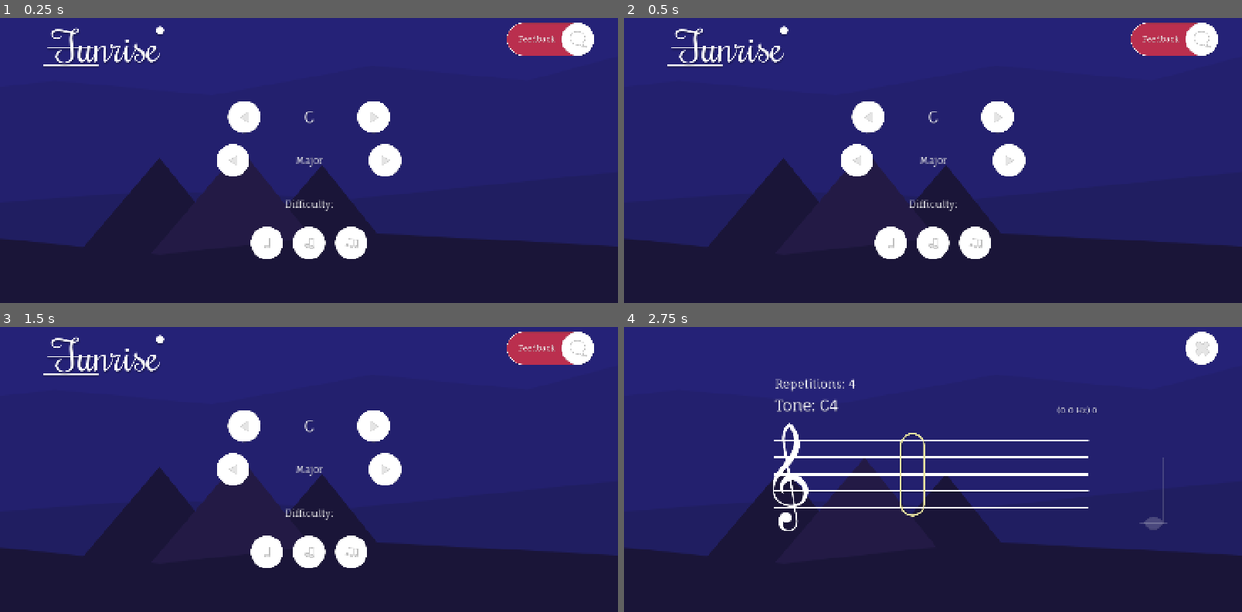
Above: before the commit, frames 1-4 (two rows, left to right).
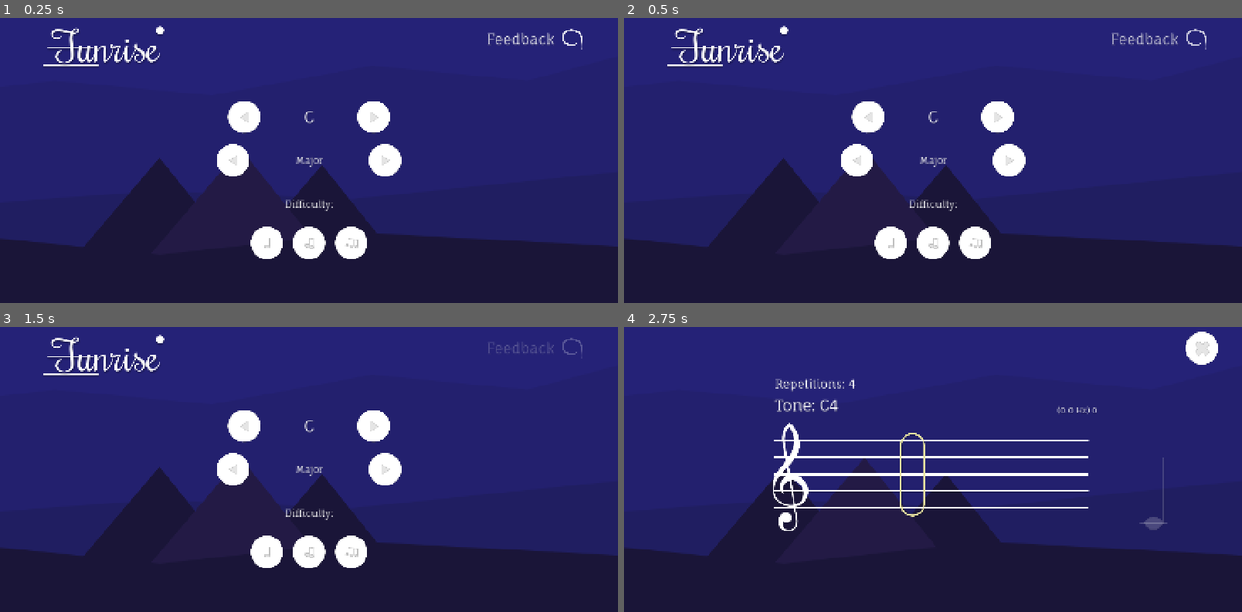
Above: after the commit, the same moments.

Repository: jw-xplore/TunnerScalePrototype
Game: Godot game, scene res://Game/Levels/Game.tscn
Same seed, same stepped clock (60 frames per second), same inputs: the game is played once before the commit and once after it.
Inputs (mouse positions are in pixels of both pictures, inside the frame that each line leads up to):
- Up to frame 1 (0.25 s): no input
- Up to frame 2 (0.5 s): no input
- Up to frame 3 (1.5 s): click (265, 552) at 0.5 s; click (580, 346) at 1.25 s
- Up to frame 4 (2.75 s): click (889, 552) at 2 s

The runs differ from the first frame. In frame 1, 1.6% of the frame differs, in the area x 78-97%, y 1-14%; in frame 2, 1.6%; in frame 3, 1.6%; in frame 4, nothing differs.

Commit message:
Added: Simple rating

Diff:
--- a/Game/Levels/TestLevel.tscn
+++ b/Game/Levels/TestLevel.tscn
@@ -6,28 +6,31 @@
 [ext_resource type="FontFile" uid="uid://cfgjxqr22llhe" path="res://Game/Font/EBGaramond-Medium.ttf" id="4_abuft"]
 [ext_resource type="FontFile" uid="uid://dvodb7k6kojyk" path="res://Game/Font/FaunaOne-Regular.ttf" id="5_abuft"]
 [ext_resource type="PackedScene" uid="uid://dhksvttb8b00" path="res://Game/Scenes/UI/SimpleButton.tscn" id="5_c8ytr"]
+[ext_resource type="PackedScene" uid="uid://6o3ms55chtkv" path="res://Game/Scenes/UI/RatingDialog.tscn" id="6_f5f3r"]
 [ext_resource type="Texture2D" uid="uid://kyk8n7c058xu" path="res://Game/Sprites/UI/Icon_Cancel.png" id="6_n8a3h"]
 [ext_resource type="PackedScene" uid="uid://ccpigel55v1pm" path="res://Game/Scenes/UI/PianoHint.tscn" id="8_ugqfd"]
 [ext_resource type="PackedScene" uid="uid://oce7o2nmo5cb" path="res://Game/Scenes/Sheets/SheetRenderer.tscn" id="9_abuft"]
 [ext_resource type="AudioStream" uid="uid://cgwpt731tquyo" path="res://Game/Audio/Melodies/WinMelody_placeholder.wav" id="9_ugqfd"]
 
-[node name="Level" type="Node2D" node_paths=PackedStringArray("metro", "scaleManager", "sheet_renderer", "lbl_current_tone", "lbl_score", "lbl_repetitions", "slider_bpm", "lbl_bpm", "lbl_recognized_tone", "itemlist_scale_key", "itemlist_scale_type", "piano_hint", "win_audio_player", "tone_audio_player")]
+[node name="Level" type="Node2D" node_paths=PackedStringArray("metro", "scaleManager", "sheet_renderer", "gameplay_ui", "lbl_current_tone", "lbl_score", "lbl_repetitions", "slider_bpm", "lbl_bpm", "lbl_recognized_tone", "itemlist_scale_key", "itemlist_scale_type", "piano_hint", "rating_dialog", "win_audio_player", "tone_audio_player")]
 script = ExtResource("1_1yube")
 tones = Array[String](["C", "D", "E", "F", "G", "A", "B", "C", "C", "B", "A", "G", "F", "E", "D", "C"])
 metro = NodePath("Metronome")
 scaleManager = NodePath("ScalesManager")
-sheet_renderer = NodePath("NoteUI/SheetRenderer")
+sheet_renderer = NodePath("NoteUI/GameplayUI/SheetRenderer")
 beat_offset = 2
-lbl_current_tone = NodePath("NoteUI/LblToneToHit")
+gameplay_ui = NodePath("NoteUI/GameplayUI")
+lbl_current_tone = NodePath("NoteUI/GameplayUI/LblToneToHit")
 lbl_score = NodePath("NoteUI/ProgressionUI/LblToneScore")
-lbl_repetitions = NodePath("NoteUI/LblRepetitions")
+lbl_repetitions = NodePath("NoteUI/GameplayUI/LblRepetitions")
 slider_bpm = NodePath("NoteUI/SettingsUI/BPMSettings/BPMSlider")
 lbl_bpm = NodePath("NoteUI/SettingsUI/BPMSettings/BPMValue")
-lbl_recognized_tone = NodePath("NoteUI/LblRecognizedTone")
+lbl_recognized_tone = NodePath("NoteUI/GameplayUI/LblRecognizedTone")
 itemlist_scale_key = NodePath("NoteUI/SettingsUI/ProgressionSettings/ScaleKeyList")
 itemlist_scale_type = NodePath("NoteUI/SettingsUI/ProgressionSettings/ScaleTypeList")
 regognized_tone_ui_delay = 0.075
 piano_hint = NodePath("NoteUI/PianoHint")
+rating_dialog = NodePath("NoteUI/RatingDialog")
 win_audio_player = NodePath("WinPlayer")
 win_audio_time = 5.0
 tone_audio_player = NodePath("TonePlayer")
@@ -270,30 +273,38 @@
 text = "Score: "
 horizontal_alignment = 1
 
-[node name="LblToneToHit" type="Label" parent="NoteUI"]
+[node name="GameplayUI" type="Control" parent="NoteUI"]
+layout_mode = 3
+anchors_preset = 0
+offset_right = 40.0
+offset_bottom = 40.0
+
+[node name="LblToneToHit" type="Label" parent="NoteUI/GameplayUI"]
+layout_mode = 1
 anchors_preset = 4
 anchor_top = 0.5
 anchor_bottom = 0.5
 offset_left = 361.0
-offset_top = -159.0
+offset_top = 181.0
 offset_right = 468.0
-offset_bottom = -111.0
+offset_bottom = 229.0
 grow_vertical = 2
 theme_override_colors/font_shadow_color = Color(0, 0, 0, 0.196078)
 theme_override_fonts/font = ExtResource("5_abuft")
 theme_override_font_sizes/font_size = 36
 text = "Tone: "
 
-[node name="LblRecognizedTone" type="Label" parent="NoteUI"]
+[node name="LblRecognizedTone" type="Label" parent="NoteUI/GameplayUI"]
+layout_mode = 1
 anchors_preset = 6
 anchor_left = 1.0
 anchor_top = 0.5
 anchor_right = 1.0
 anchor_bottom = 0.5
-offset_left = -550.0
-offset_top = -159.0
-offset_right = -347.0
-offset_bottom = -111.0
+offset_left = 890.0
+offset_top = 181.0
+offset_right = 1093.0
+offset_bottom = 229.0
 grow_horizontal = 0
 grow_vertical = 2
 theme_override_colors/font_shadow_color = Color(0, 0, 0, 0.196078)
@@ -303,7 +314,8 @@
 horizontal_alignment = 2
 vertical_alignment = 2
 
-[node name="LblRepetitions" type="Label" parent="NoteUI"]
+[node name="LblRepetitions" type="Label" parent="NoteUI/GameplayUI"]
+layout_mode = 0
 offset_left = 361.0
 offset_top = 152.0
 offset_right = 561.0
@@ -314,19 +326,22 @@
 text = "Repetitions: "
 vertical_alignment = 1
 
-[node name="SheetRenderer" parent="NoteUI" node_paths=PackedStringArray("tone_game") instance=ExtResource("9_abuft")]
+[node name="SheetRenderer" parent="NoteUI/GameplayUI" node_paths=PackedStringArray("tone_game") instance=ExtResource("9_abuft")]
+layout_mode = 1
 anchors_preset = 8
 anchor_left = 0.5
 anchor_top = 0.5
 anchor_right = 0.5
 anchor_bottom = 0.5
-offset_left = -400.0
-offset_top = -54.0
-offset_right = -400.0
-offset_bottom = -54.0
-tone_game = NodePath("../..")
+offset_left = 320.0
+offset_top = 286.0
+offset_right = 320.0
+offset_bottom = 286.0
+tone_game = NodePath("../../..")
 fade_size = 700.0
 new_sequence_position = 1600.0
+
+[node name="RatingDialog" parent="NoteUI" instance=ExtResource("6_f5f3r")]
 
 [node name="BtnCancel" parent="NoteUI" instance=ExtResource("5_c8ytr")]
 anchors_preset = 1
--- a/Game/Levels/ToneGame.gd
+++ b/Game/Levels/ToneGame.gd
@@ -19,6 +19,7 @@
 
 # UI
 @export_group("UI refs")
+@export var gameplay_ui: Control
 @export var lbl_current_tone: Label
 @export var lbl_score: Label
 @export var lbl_repetitions: Label
@@ -29,6 +30,7 @@
 @export var itemlist_scale_type: ItemList
 @export var regognized_tone_ui_delay: float = 0.1
 @export var piano_hint: PianoHint
+@export var rating_dialog: RatingDialog
 var regognized_tone_ui_timer: float = 0
 
 @export_group("Audio")
@@ -52,13 +54,13 @@
 var bpm_time_count = 0.0
 
 var mistake: bool = false
+var mistake_count: int = 0
 
 signal on_scale_progress
 signal on_scale_finished
 signal on_scale_fail
 
 # Overrides
-
 func _ready() -> void:
 	finished_times = 0
 	furtest_progression = 0
@@ -102,6 +104,7 @@
 		var cur_note:String = tone_recognition.current_note + str(tone_recognition.current_octave)
 		if (last_note_hit + 1) == current_pos and cur_note == tones[current_pos]:
 			mistake = false
+			mistake_count += 1
 			run_metro = true
 			piano_hint.hide_hint()
 
@@ -175,10 +178,15 @@
 
 				# All finished - win
 				if reps_to_do <= 0:
-					game_manager.save_active_level_completed()
+					#game_manager.save_active_level_completed()
 					win_audio_player.play()
 					run_metro = false
 					win = true
+
+					# Show rating
+					gameplay_ui.visible = false
+					if rating_dialog.rate(mistake_count) == 1:
+						game_manager.save_active_level_completed()
 
 		else:
 			# Mistake
--- a/Game/Scenes/UI/FeedbackButton.tscn
+++ b/Game/Scenes/UI/FeedbackButton.tscn
@@ -1,83 +1,96 @@
-[gd_scene load_steps=8 format=3 uid="uid://b7o43esvmuxd6"]
+[gd_scene load_steps=7 format=3 uid="uid://b7o43esvmuxd6"]
 
-[ext_resource type="Texture2D" uid="uid://llqfy3ukndqs" path="res://Game/Sprites/UI/Button_Red.png" id="1_8elmt"]
-[ext_resource type="Texture2D" uid="uid://clybe5teqdk7h" path="res://Game/Sprites/UI/Icon_Feedback.png" id="2_8elmt"]
-[ext_resource type="Texture2D" uid="uid://c01jd34we0b2y" path="res://Game/Sprites/UI/Button_baseBig.png" id="2_qeacd"]
-[ext_resource type="Texture2D" uid="uid://cl77lk1j1f5k8" path="res://Game/Sprites/UI/Button_base.png" id="3_bisro"]
+[ext_resource type="Texture2D" uid="uid://o57lhpc7itnt" path="res://Game/Sprites/UI/Icon_FeedbackNote.png" id="2_x3ejy"]
 [ext_resource type="FontFile" uid="uid://dvodb7k6kojyk" path="res://Game/Font/FaunaOne-Regular.ttf" id="4_8elmt"]
-[ext_resource type="Texture2D" uid="uid://bpbdlowfu6ity" path="res://Game/Sprites/UI/Button_Glassy.png" id="4_qeacd"]
 
 [sub_resource type="StyleBoxEmpty" id="StyleBoxEmpty_8sq5y"]
 
+[sub_resource type="Animation" id="Animation_c4jqe"]
+length = 0.001
+tracks/0/type = "value"
+tracks/0/imported = false
+tracks/0/enabled = true
+tracks/0/path = NodePath("HBoxContainer:modulate")
+tracks/0/interp = 1
+tracks/0/loop_wrap = true
+tracks/0/keys = {
+"times": PackedFloat32Array(0),
+"transitions": PackedFloat32Array(1),
+"update": 0,
+"values": [Color(1, 1, 1, 1)]
+}
+
+[sub_resource type="Animation" id="Animation_x3ejy"]
+resource_name = "blinking"
+loop_mode = 1
+tracks/0/type = "value"
+tracks/0/imported = false
+tracks/0/enabled = true
+tracks/0/path = NodePath("HBoxContainer:modulate")
+tracks/0/interp = 1
+tracks/0/loop_wrap = true
+tracks/0/keys = {
+"times": PackedFloat32Array(0, 0.733333, 1),
+"transitions": PackedFloat32Array(1, 2.2974, 0.267944),
+"update": 0,
+"values": [Color(1, 1, 1, 1), Color(1, 1, 1, 0.235294), Color(1, 1, 1, 1)]
+}
+
+[sub_resource type="AnimationLibrary" id="AnimationLibrary_qeacd"]
+_data = {
+&"RESET": SubResource("Animation_c4jqe"),
+&"blinking": SubResource("Animation_x3ejy")
+}
+
 [node name="SimpleButton" type="LinkButton"]
-offset_right = 209.0
+offset_right = 247.0
 offset_bottom = 80.0
 theme_override_styles/focus = SubResource("StyleBoxEmpty_8sq5y")
 uri = "https://docs.google.com/forms/d/e/1FAIpQLScXDlgZj7ILaOxh_nWiWtaXTfMJa8r4L4HvWYVElYAmlsxJmw/viewform?usp=preview"
 
-[node name="Base" type="TextureRect" parent="."]
-layout_mode = 0
-offset_right = 342.0
-offset_bottom = 128.0
-scale = Vector2(0.610319, 0.610319)
-texture = ExtResource("1_8elmt")
+[node name="HBoxContainer" type="HBoxContainer" parent="."]
+layout_mode = 1
+anchors_preset = 8
+anchor_left = 0.5
+anchor_top = 0.5
+anchor_right = 0.5
+anchor_bottom = 0.5
+offset_left = -122.5
+offset_top = -25.0
+offset_right = 122.5
+offset_bottom = 25.0
+grow_horizontal = 2
+grow_vertical = 2
 
-[node name="Base" type="TextureRect" parent="Base"]
-modulate = Color(0, 0, 0, 0.196078)
-layout_mode = 0
-offset_top = 2.0
-offset_right = 342.0
-offset_bottom = 130.0
-texture = ExtResource("4_qeacd")
-
-[node name="Lbl" type="Label" parent="Base"]
-layout_mode = 1
-anchors_preset = 4
-anchor_top = 0.5
-anchor_bottom = 0.5
-offset_left = 45.8776
-offset_top = -24.6763
-offset_right = 188.878
-offset_bottom = 25.3237
-grow_vertical = 2
+[node name="Lbl" type="Label" parent="HBoxContainer"]
+layout_mode = 2
 size_flags_horizontal = 3
 size_flags_vertical = 1
 theme_override_colors/font_shadow_color = Color(0, 0, 0, 0.196078)
 theme_override_fonts/font = ExtResource("4_8elmt")
-theme_override_font_sizes/font_size = 30
+theme_override_font_sizes/font_size = 34
 text = "Feedback"
+horizontal_alignment = 1
 vertical_alignment = 1
 
-[node name="Background" type="TextureRect" parent="."]
-layout_mode = 1
-anchors_preset = 4
-anchor_top = 0.5
-anchor_bottom = 0.5
-offset_left = 131.0
-offset_top = -40.0
-offset_right = 211.0
-offset_bottom = 40.0
-grow_vertical = 2
-texture = ExtResource("2_qeacd")
+[node name="Icon" type="TextureRect" parent="HBoxContainer"]
+layout_mode = 2
+texture = ExtResource("2_x3ejy")
+expand_mode = 2
+
+[node name="Icon" type="TextureRect" parent="HBoxContainer/Icon"]
+modulate = Color(0, 0, 0, 0.392157)
+z_index = -1
+layout_mode = 0
+offset_top = 1.0
+offset_right = 50.0
+offset_bottom = 51.0
+texture = ExtResource("2_x3ejy")
 expand_mode = 1
 
-[node name="Shadow" type="TextureRect" parent="Background"]
-modulate = Color(0, 0, 0, 0.196078)
-z_index = -1
-layout_mode = 1
-anchors_preset = 15
-anchor_right = 1.0
-anchor_bottom = 1.0
-grow_horizontal = 2
-grow_vertical = 2
-texture = ExtResource("3_bisro")
-
-[node name="Icon" type="TextureRect" parent="Background"]
-modulate = Color(0.898039, 0.898039, 0.898039, 1)
-layout_mode = 1
-offset_left = 4.0
-offset_top = 4.0
-offset_right = 74.0
-offset_bottom = 74.0
-texture = ExtResource("2_8elmt")
-expand_mode = 2
+[node name="AnimationPlayer" type="AnimationPlayer" parent="."]
+libraries = {
+&"": SubResource("AnimationLibrary_qeacd")
+}
+autoplay = "blinking"
+speed_scale = 0.5
--- a/Game/Scenes/UI/MenuLayout.tscn
+++ b/Game/Scenes/UI/MenuLayout.tscn
@@ -156,7 +156,7 @@
 anchors_preset = 1
 anchor_left = 1.0
 anchor_right = 1.0
-offset_left = -267.0
+offset_left = -355.0
 offset_top = 48.0
 offset_right = -58.0
 offset_bottom = 128.0
--- /dev/null
+++ b/Game/Scenes/UI/RatingDialog.tscn
@@ -0,0 +1,36 @@
+[gd_scene load_steps=3 format=3 uid="uid://6o3ms55chtkv"]
+
+[ext_resource type="Script" uid="uid://b5w0ebv2j06jw" path="res://Game/Scripts/UI/RatingDialog.gd" id="1_3xb3a"]
+[ext_resource type="FontFile" uid="uid://dvodb7k6kojyk" path="res://Game/Font/FaunaOne-Regular.ttf" id="2_fins3"]
+
+[node name="RatingDialog" type="Control" node_paths=PackedStringArray("lbl_rating")]
+layout_mode = 3
+anchors_preset = 15
+anchor_right = 1.0
+anchor_bottom = 1.0
+grow_horizontal = 2
+grow_vertical = 2
+script = ExtResource("1_3xb3a")
+lbl_rating = NodePath("LblRating")
+
+[node name="LblRating" type="Label" parent="."]
+layout_mode = 1
+anchors_preset = 8
+anchor_left = 0.5
+anchor_top = 0.5
+anchor_right = 0.5
+anchor_bottom = 0.5
+offset_left = -28.5
+offset_top = -25.0
+offset_right = 28.5
+offset_bottom = 25.0
+grow_horizontal = 2
+grow_vertical = 2
+size_flags_horizontal = 3
+size_flags_vertical = 1
+theme_override_colors/font_shadow_color = Color(0, 0, 0, 0.196078)
+theme_override_fonts/font = ExtResource("2_fins3")
+theme_override_font_sizes/font_size = 50
+text = "Rating"
+horizontal_alignment = 1
+vertical_alignment = 1
--- /dev/null
+++ b/Game/Scripts/UI/RatingDialog.gd
@@ -0,0 +1,35 @@
+extends Control
+class_name RatingDialog
+
+const MAX_MISTAKES_A = 2
+const MAX_MISTAKES_B = 4
+const MAX_MISTAKES_C = 6
+
+@export var lbl_rating: Label
+
+func _ready() -> void:
+	visible = false
+
+func rate(mistakes: int) -> int:
+	var rating: int = 0
+	var rating_text: String = ""
+
+	if mistakes <= MAX_MISTAKES_A:
+		rating = 1
+		rating_text = "A"
+	elif mistakes <= MAX_MISTAKES_B:
+		rating = 2
+		rating_text = "B"
+	elif mistakes <= MAX_MISTAKES_C:
+		rating = 3
+		rating_text = "C"
+	else:
+		rating = 4
+
+	# Show UI
+	visible = true
+	lbl_rating.text = "Rating: " + rating_text
+	if rating > 3:
+		lbl_rating.text = "You need more practice."
+
+	return rating
Not shown: 1 places in Game/Levels/TestLevel.tscn that only renumber resources
Not shown, added: Game/Scripts/UI/RatingDialog.gd.uid
Binary file added: Game/Sprites/UI/Icon_FeedbackNote.png
Not shown, added: Game/Sprites/UI/Icon_FeedbackNote.png.import
